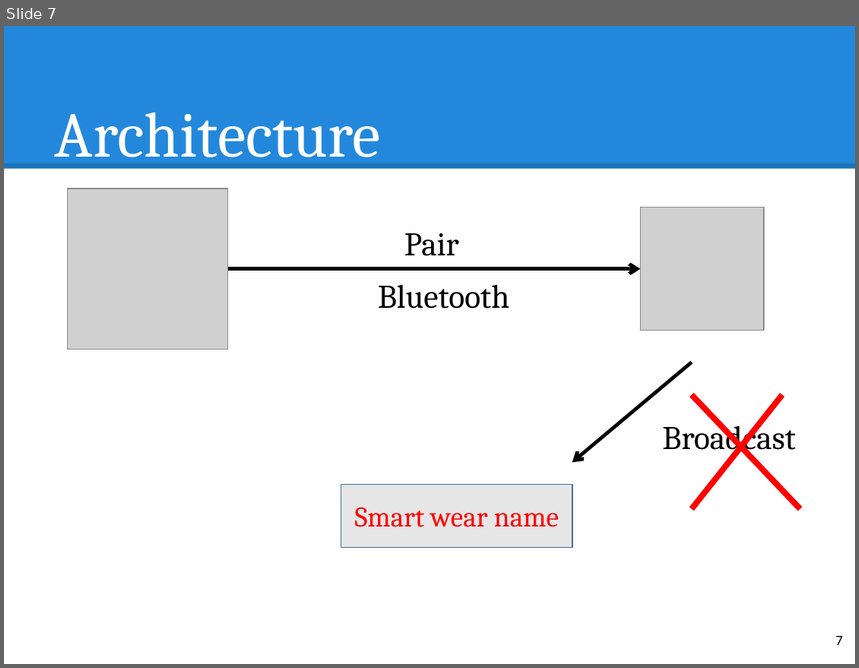
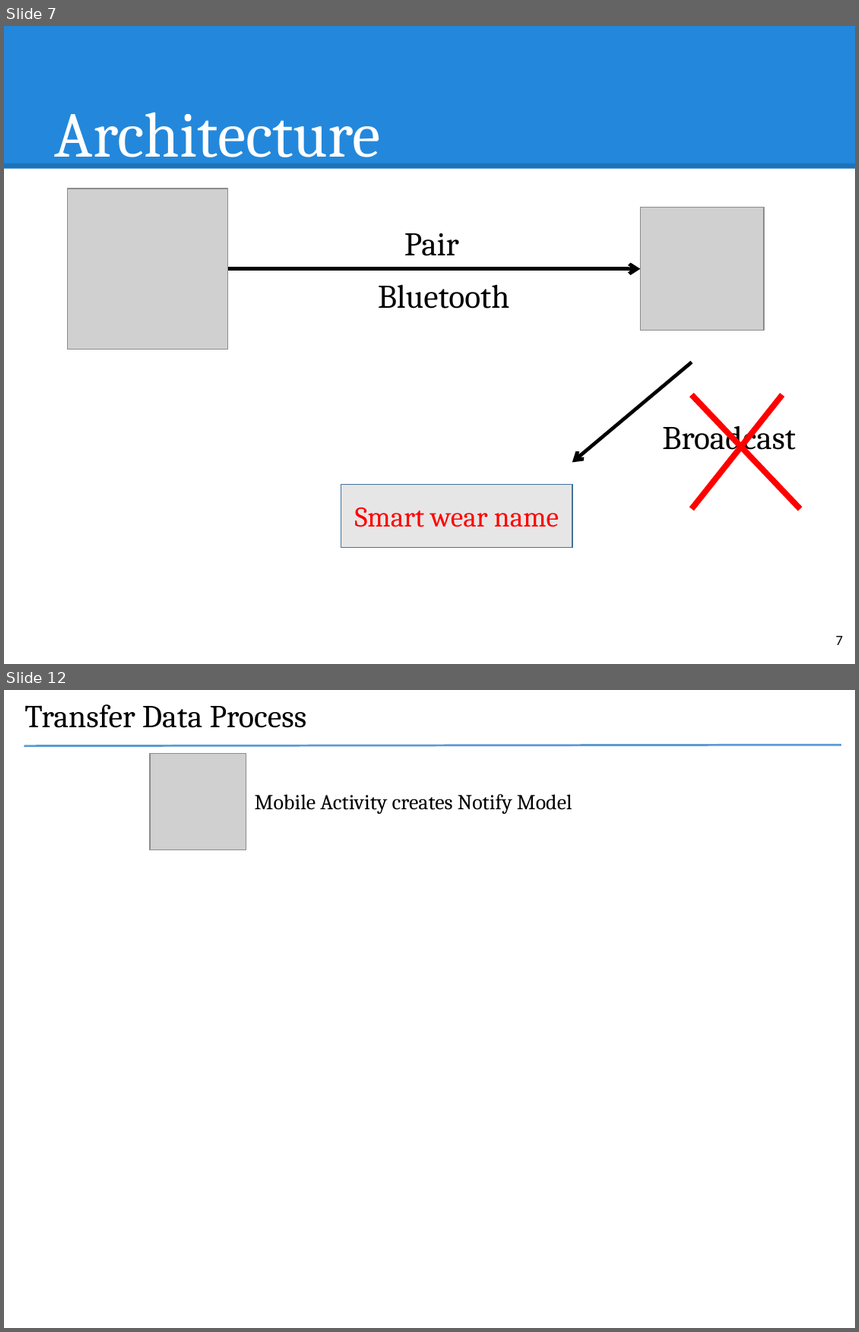
Before and after one commit to hqt/street-router, a slide deck: Document/presentation/nam/7 wear.pptx. Shown one above the other, each under a label of ours: slide 7 before the commit, slides 7 and 12 after it; the slides between them are not shown. The pictures are 859x668 and 859x1332 pixels, drawn with LibreOffice and Linux fonts; fonts in the diff are those of the drawing; grey boxes stand for pictures. Boxes give left, top, right and bottom in pixels: in the first picture for what was removed or moved away, otherwise in the second. Text is boxed around its words. In the diff, an @@ line names an element or a change of style, - is before the commit and + after.

```diff
--- a/Document/presentation/nam/7 wear.pptx
+++ b/Document/presentation/nam/7 wear.pptx
@@ slide 12 added at (4,690,855,1328), background #FFFFFF @@
@@ title added at (25,704,307,728), 27 pt, text #000000 @@
+Transfer Data Process
@@ line added from (25, 746) to (842, 745), #5B9BD5 1.75 pt @@
@@ picture added at (150,754,246,850) @@
@@ text added at (255,794,572,814), 18 pt, text #000000 @@
+Mobile Activity creates Notify Model
```
Also in this commit, not shown: 19 other slides added, 2 slides removed, 4 other files.
